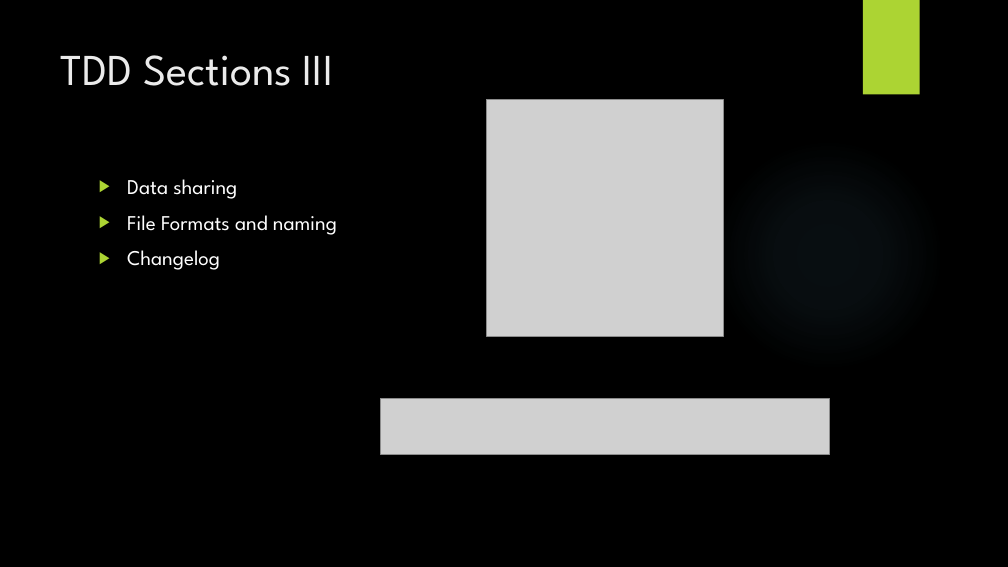
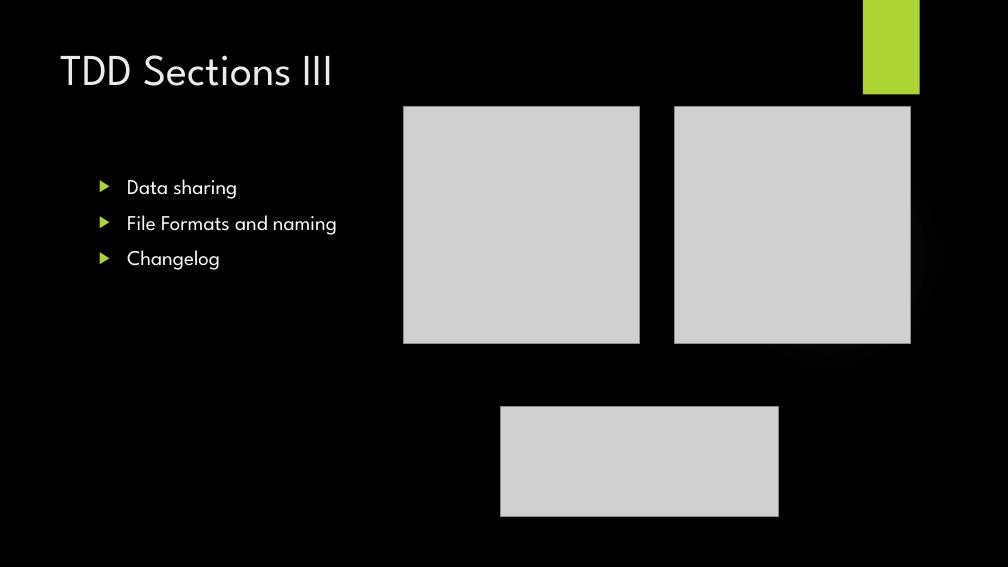
Before and after one commit to Witiza/TDD-Technical_Design_Document, a slide deck: slide 6 of Presentation/TDD.pptx. Drawn at 1008x567 pixels with LibreOffice and Linux fonts; fonts in the diff are those of the drawing; grey boxes stand for pictures; background and template pictures are left out. Boxes give left, top, right and bottom in pixels: in the first picture for what was removed or moved away, otherwise in the second. Text is boxed around its words. In the diff, an @@ line names an element or a change of style, - is before the commit and + after.

```diff
--- a/Presentation/TDD.pptx
+++ b/Presentation/TDD.pptx
@@ picture added at [403, 107, 639, 343] @@
@@ picture: place and size @@
-picture at [487, 100, 723, 336]
+picture at [675, 107, 910, 343]
@@ picture removed at [380, 398, 830, 454] @@
@@ picture added at [501, 407, 778, 517] @@
```
Also in this commit, not shown: 2 other slides changed, 1 other file.
